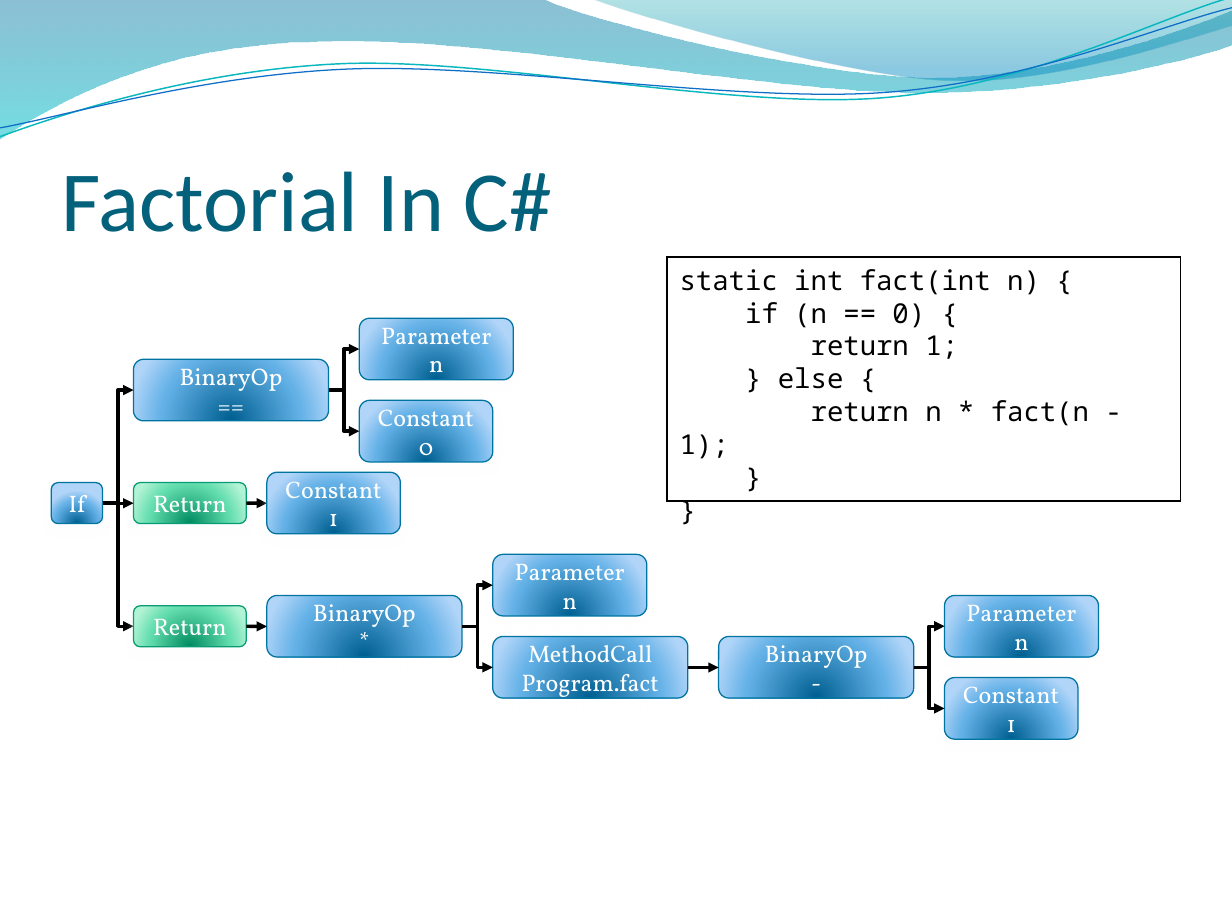
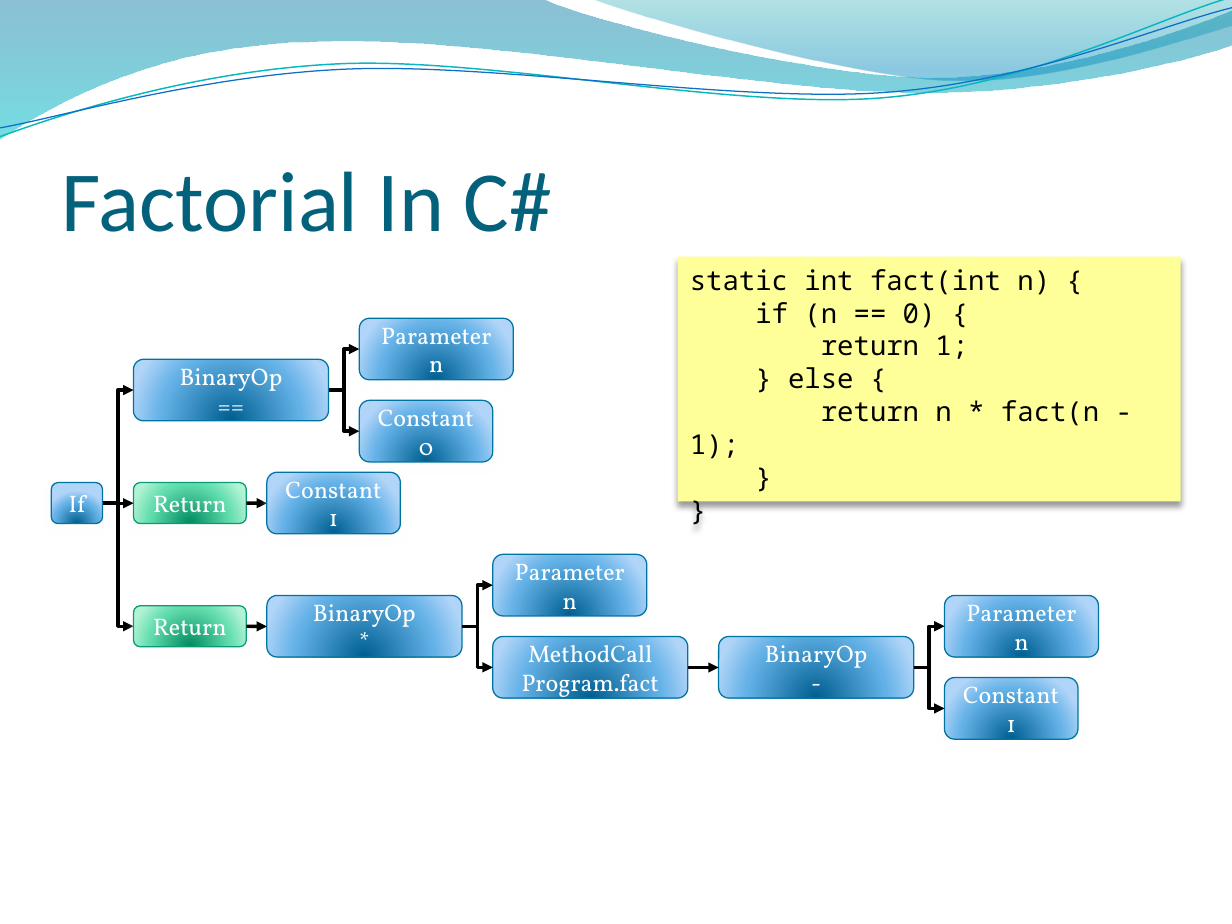
Before and after one commit to dahlbyk/Presentations, a slide deck: slide 22 of DLR/KDahlby.201006.KCDC.DLR.pptx. Drawn at 1232x924 pixels with LibreOffice and Linux fonts; fonts in the diff are those of the drawing; background and template pictures are left out. Boxes give left, top, right and bottom in pixels: in the first picture for what was removed or moved away, otherwise in the second. Text is boxed around its words. In the diff, an @@ line names an element or a change of style, - is before the commit and + after.

```diff
--- a/DLR/KDahlby.201006.KCDC.DLR.pptx
+++ b/DLR/KDahlby.201006.KCDC.DLR.pptx
@@ rectangle "static int fact(int n) {": place and size @@
-rectangle "static int fact(int n) {" at (668, 256, 1181, 501)
+rectangle "static int fact(int n) {" at (678, 256, 1180, 501)
@@ rectangle "static int fact(int n) {" at (678, 256, 1180, 501): fill #FFFFFF to #FFFF99; outline #000000 1 pt to none; shadow on @@
```
Also in this commit, not shown: 9 other slides changed.
